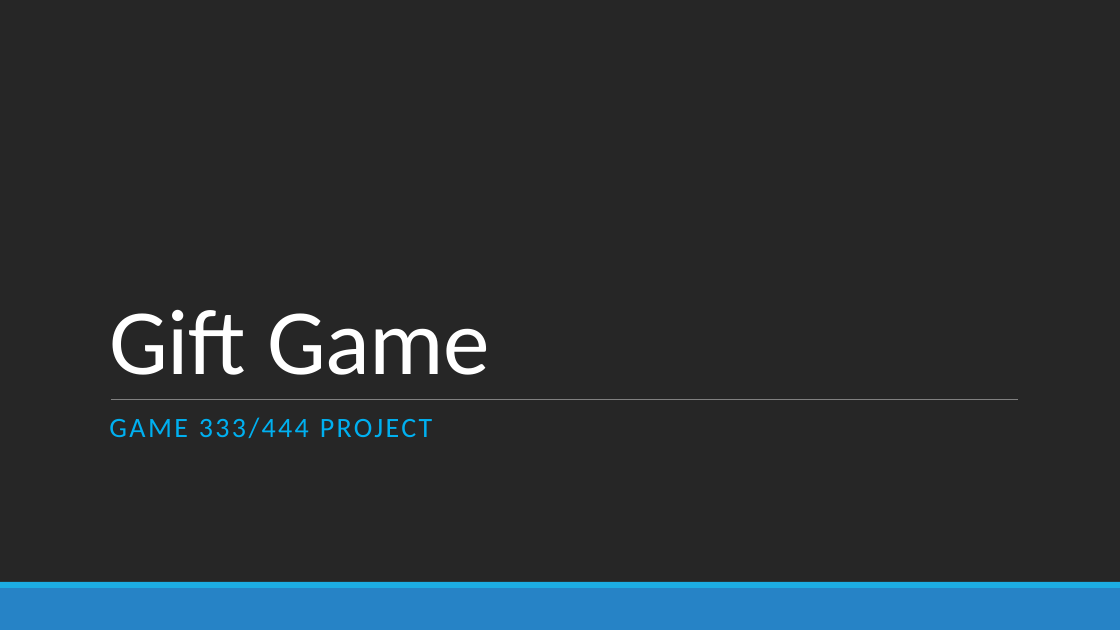
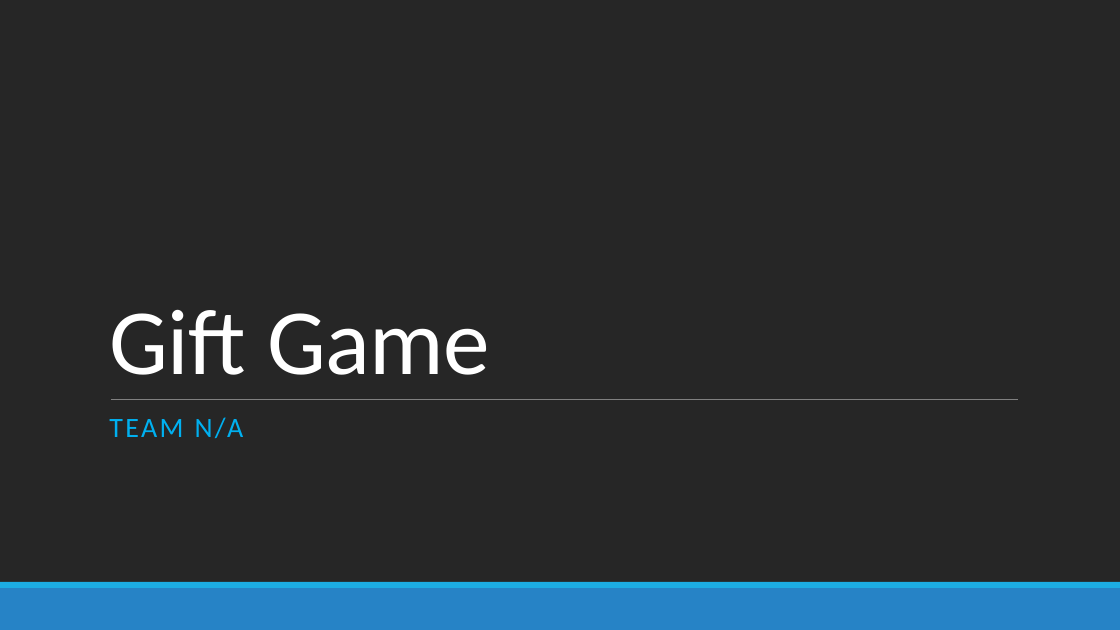
Before and after one commit to gadsu/gift, a slide deck: slide 1 of Docs/GiftGame101.pptx. Drawn at 1120x630 pixels with LibreOffice and Linux fonts; fonts in the diff are those of the drawing. Boxes give left, top, right and bottom in pixels: in the first picture for what was removed or moved away, otherwise in the second. Text is boxed around its words. In the diff, an @@ line names an element or a change of style, - is before the commit and + after.

```diff
--- a/Docs/GiftGame101.pptx
+++ b/Docs/GiftGame101.pptx
@@ subtitle at [109, 417, 244, 438]: text changed @@
-GAME 333/444 PROJECT
+TEAM N/A
```
Also in this commit, not shown: 4 other slides changed, 4 slides added, 2 slides removed.
